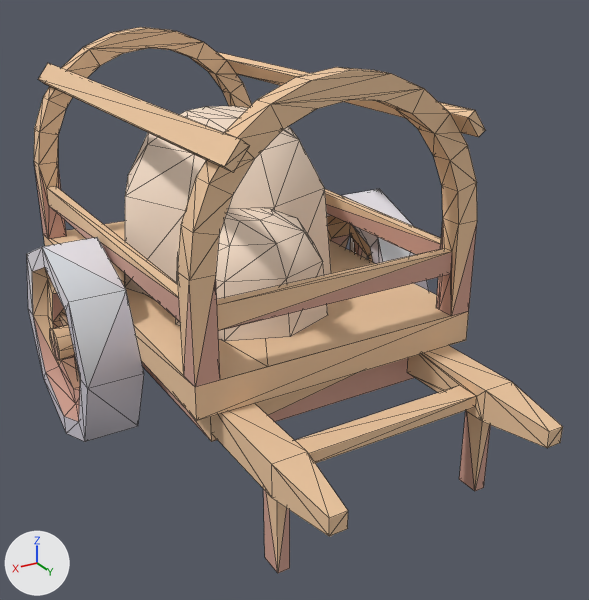
Renders of the glTF model example_game/world/props/cart-high.prop/model.glb from each side of a commit.
Both versions are drawn from a camera (50 mm lens) standing at (2.09, 3.88, 2.61) and looking at (-0.12, 0.21, 0.78). Arrows for +X, +Y and +Z are at lower left; the lights stay in place. The picture after the commit comes second. Mesh edges are drawn as thin lines. Vertices at exactly the same position are counted once.

The older version as bpy lines, for what is in view:
```python
me_model = bpy.data.meshes.new('model')
me_model.from_pydata(...)  # 535 vertices, 1013 faces; spans x -1.12..1.12, y -1.74..1.74, z -0.02..2.13
me_model.materials.append(mat_style)
ob_model = bpy.data.objects.new('model', me_model)
ob_model.location = (0.0, 0.0, 0.0)
```
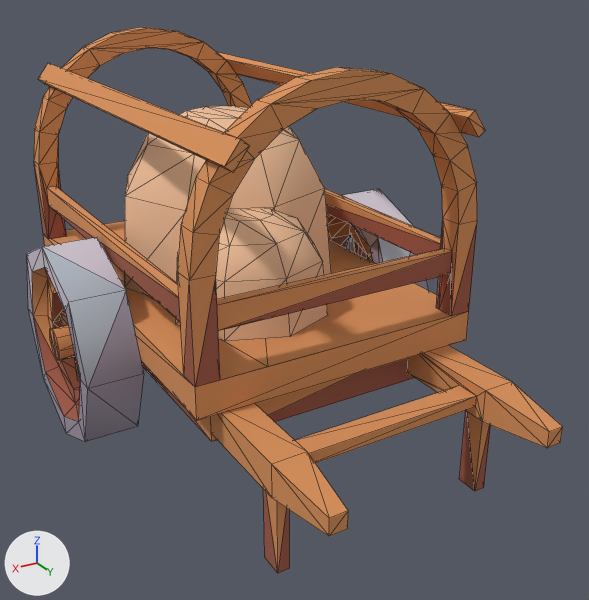
Scene script edits in JSON lines:
```json
{"block": "me_model", "where": "me_model.from_pydata(...)  # 535 vertices, 1013 faces; spans x -1.12..1.12, y -1.74..1.74, z -0.02..2.13"}
{"block": "me_model", "where": "# used by ob_model"}
{"block": "me_model", "change": "me_model part 1: 515 faces centred in x -1.12..1.12, y -1.74..1.74, z 0.3..2.12 are repainted in the vertex colours; the middle colour goes from beige #edc7a0 to orange #d9915a"}
{"block": "me_model", "change": "me_model part 2: 284 faces centred in x -1.12..1.12, y -1.61..1.31, z -0.02..1.08 are repainted in the vertex colours; the middle colour goes from beige #d0a090 to brown #a05a47"}
{"block": "me_model", "change": "me_model part 3: 214 faces centred in x -1.12..1.12, y -1.45..0.61, z 0.8..1.75 are repainted in the vertex colours; the middle colour goes from beige #f8e1cc to beige #f0c09a"}
```

Where the change shows, as pixel boxes (x1, y1, x2, y2) in the pictures (589 x 600 px):
```json
{"part": 1, "of": "me_model", "change": "recoloured", "before": [32, 27, 563, 570], "after": [32, 27, 563, 570], "on screen": "beige to orange"}
{"part": 2, "of": "me_model", "change": "recoloured", "before": [27, 164, 491, 573], "after": [27, 164, 491, 573]}
{"part": 3, "of": "me_model", "change": "recoloured", "before": [27, 106, 413, 388], "after": [27, 106, 413, 388]}
```
